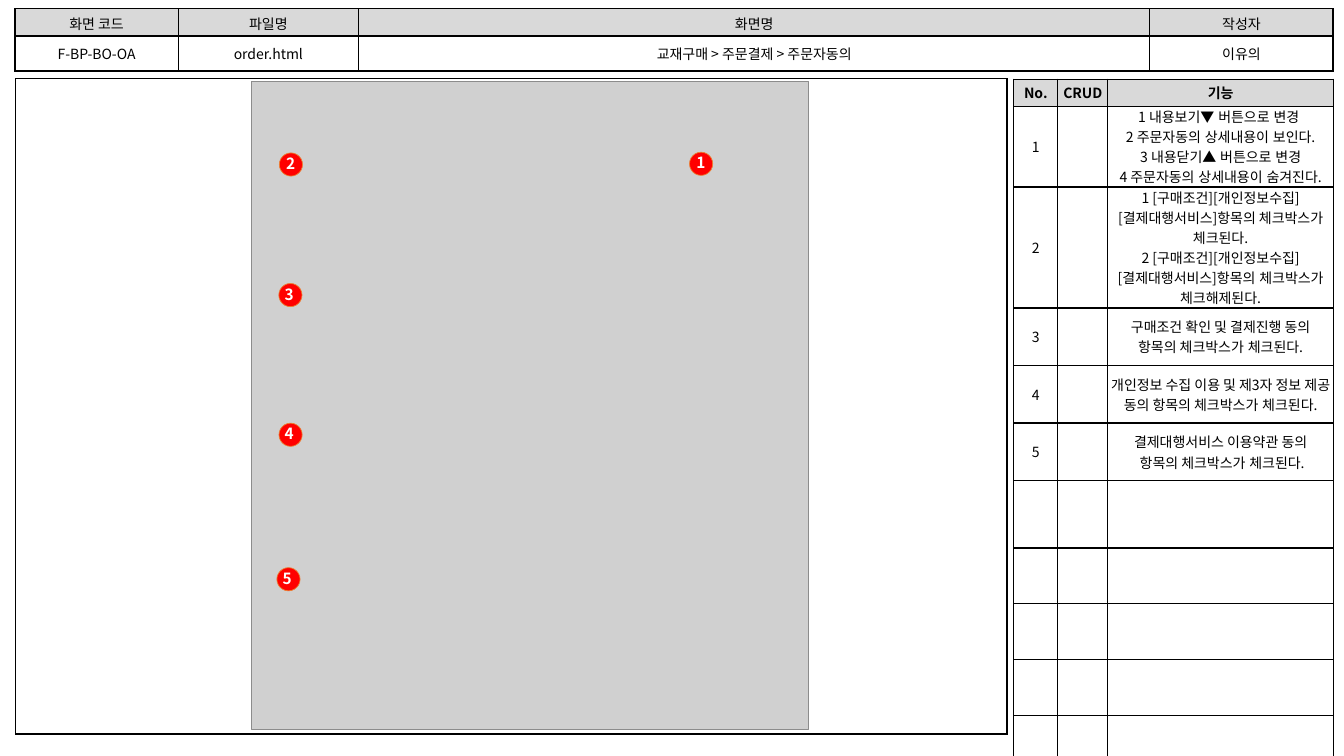
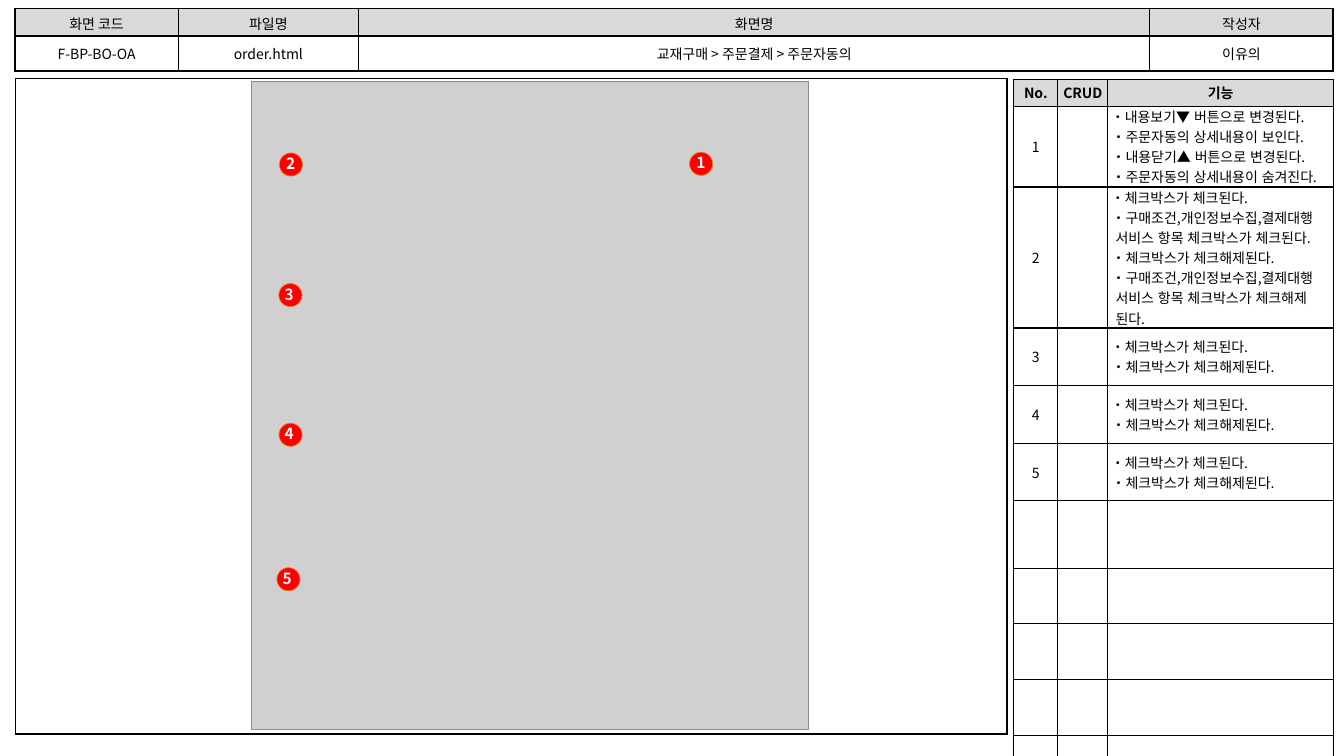
Before and after one commit to index506/cosmo6th_3thGroup, a slide deck: slide 6 of 3rd_Project/Member/Lee/기능,화면,테스트 문서/3th_Project_화면 설계도(이유의).pptx. Drawn at 1344x756 pixels with LibreOffice and Linux fonts; fonts in the diff are those of the drawing; grey boxes stand for pictures. Boxes give left, top, right and bottom in pixels: in the first picture for what was removed or moved away, otherwise in the second. Text is boxed around its words. In the diff, an @@ line names an element or a change of style, - is before the commit and + after.

```diff
--- a/3rd_Project/Member/Lee/기능,화면,테스트 문서/3th_Project_화면 설계도(이유의).pptx
+++ b/3rd_Project/Member/Lee/기능,화면,테스트 문서/3th_Project_화면 설계도(이유의).pptx
@@ table at (1014, 80, 1335, 736) @@
-row 2, column 3: 1 내용보기▼ 버튼으로 변경 / 2 주문자동의 상세내용이 보인다. / 3 내용닫기▲ 버튼으로 변경 / 4 주문자동의 상세내용이 숨겨진다.
+row 2, column 3: ・내용보기▼ 버튼으로 변경된다. / ・주문자동의 상세내용이 보인다. / ・내용닫기▲ 버튼으로 변경된다. / ・주문자동의 상세내용이 숨겨진다.
-row 3, column 3: 1 [구매조건][개인정보수집][결제대행서비스]항목의 체크박스가 체크된다. / 2 [구매조건][개인정보수집][결제대행서비스]항목의 체크박스가 체크해제된다.
+row 3, column 3: ・체크박스가 체크된다. / ・구매조건,개인정보수집,결제대행 / 서비스 항목 체크박스가 체크된다. / ・체크박스가 체크해제된다. / ・구매조건,개인정보수집,결제대행 / 서비스 항목 체크박스가 체크해제 / 된다.
-row 4, column 3: 구매조건 확인 및 결제진행 동의 항목의 체크박스가 체크된다.
+row 4, column 3: ・체크박스가 체크된다. / ・체크박스가 체크해제된다.
-row 5, column 3: 개인정보 수집 이용 및 제3자 정보 제공 동의 항목의 체크박스가 체크된다.
+row 5, column 3: ・체크박스가 체크된다. / ・체크박스가 체크해제된다.
-row 6, column 3: 결제대행서비스 이용약관 동의 / 항목의 체크박스가 체크된다.
+row 6, column 3: ・체크박스가 체크된다. / ・체크박스가 체크해제된다.
```
Also in this commit, not shown: 8 other slides changed, 2 other files.
